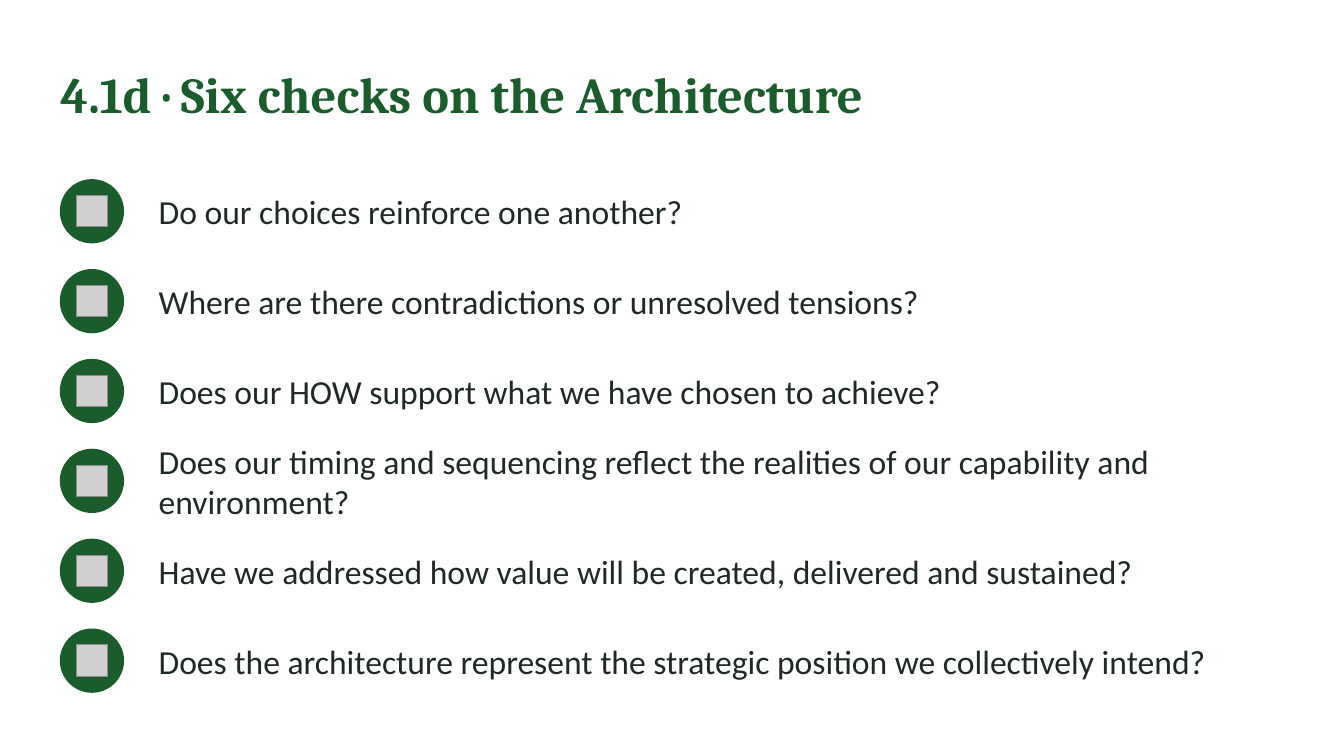
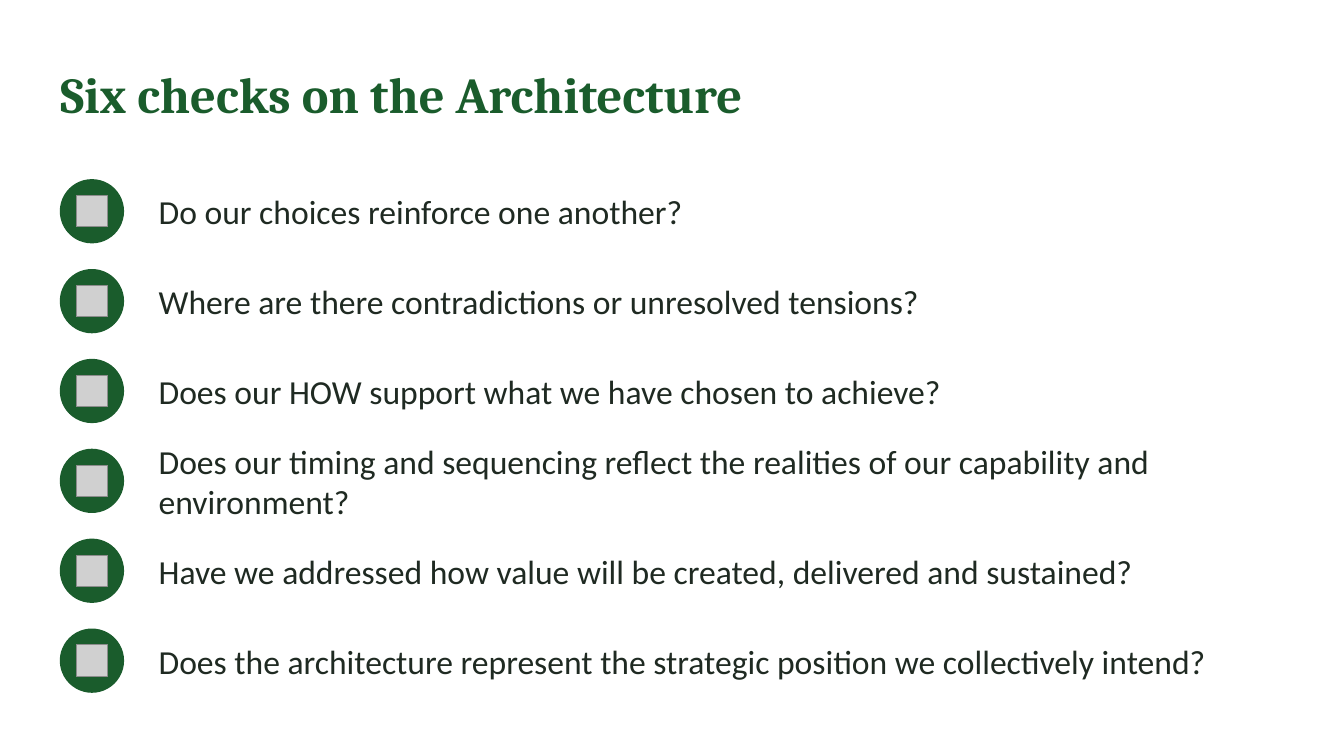
Before and after one commit to IBSL26/ibsl-platform, a slide deck: slide 51 of Unit decks/Unit 02 - Strategy Visioning & Success in Practice (SiP).pptx (slide 30 before the commit). Drawn at 1344x756 pixels with LibreOffice and Linux fonts; fonts in the diff are those of the drawing; grey boxes stand for pictures. Boxes give left, top, right and bottom in pixels: in the first picture for what was removed or moved away, otherwise in the second. Text is boxed around its words. In the diff, an @@ line names an element or a change of style, - is before the commit and + after.

```diff
--- a/Unit decks/Unit 02 - Strategy Visioning & Success in Practice (SiP).pptx
+++ b/Unit decks/Unit 02 - Strategy Visioning & Success in Practice (SiP).pptx
@@ text at (x1=60, y1=78, x2=742, y2=114): text changed @@
-4.1d · Six checks on the Architecture
+Six checks on the Architecture
```
Also in this commit, not shown: 2 other slides changed, 23 slides added, 5 slides removed.
